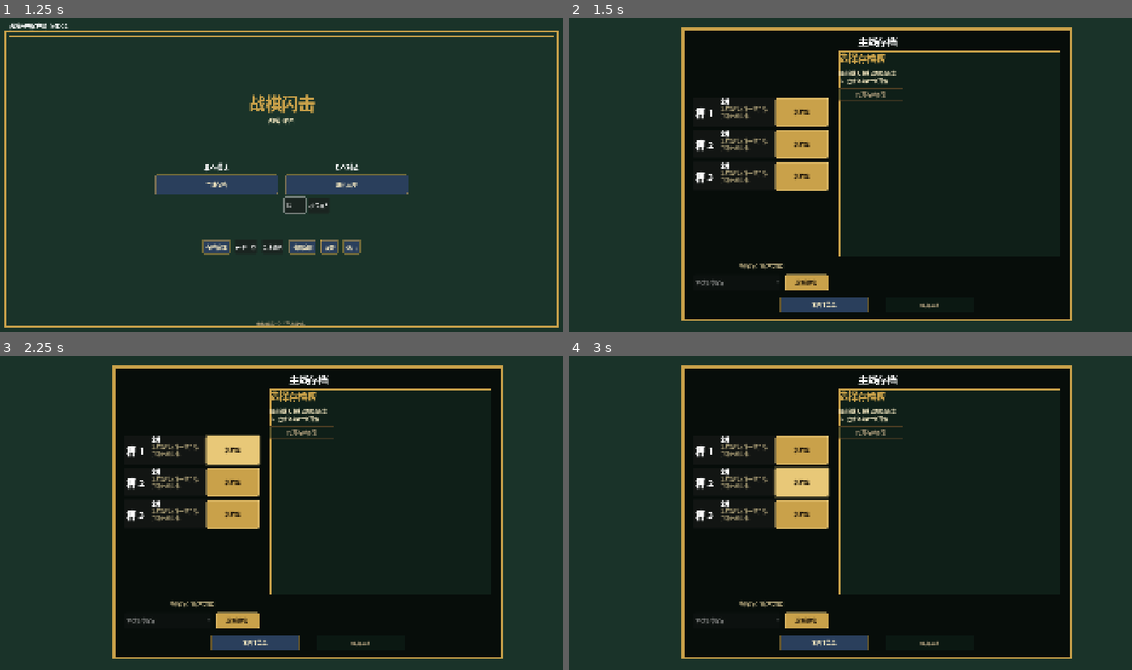
Above: before the commit, frames 1-4 (two rows, left to right).
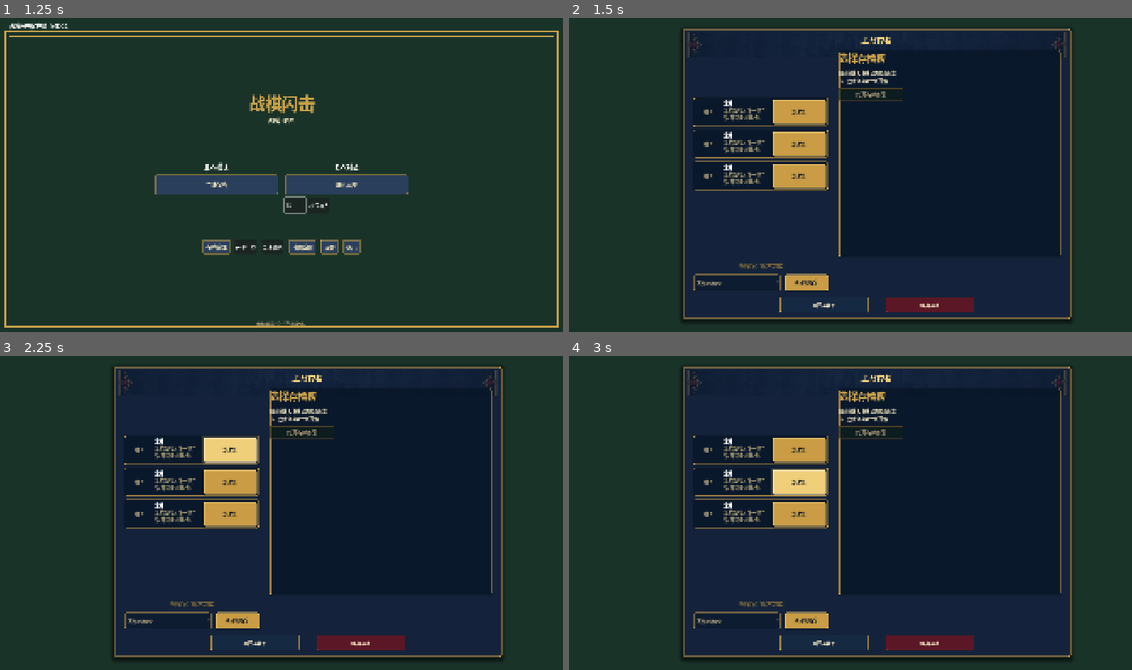
Above: after the commit, the same moments.

Repository: iris0heartmade/battleblitz
Game: Godot game, scene res://scenes/main.tscn
Same seed, same stepped clock (60 frames per second), same inputs: the game is played once before the commit and once after it.
Inputs (mouse positions are in pixels of both pictures, inside the frame that each line leads up to):
- Up to frame 1 (1.25 s): click (292, 206) at 0.52 s; type "12" at 0.6 s
- Up to frame 2 (1.5 s): click "主线存档" at 1.25 s
- Up to frame 3 (2.25 s): click "新游戏" at 2 s
- Up to frame 4 (3 s): click "新游戏" at 2.75 s

Frame 1 is identical in both runs. In frame 2, 35% of the frame differs, in the area x 19-90%, y 2-97%; in frame 3, 35%; in frame 4, 35%.

Commit message:
fix(godot-ui): reconnect mainline theme after controller extraction

Diff:
--- a/godot-client/scenes/main.tscn
+++ b/godot-client/scenes/main.tscn
@@ -6,6 +6,7 @@
 [ext_resource type="Script" path="res://scripts/ui/saves_controller.gd" id="4_saves"]
 [ext_resource type="Script" path="res://scripts/mainline/mainline_controller.gd" id="5_mainline"]
 [ext_resource type="Script" path="res://scripts/ui/in_progress_controller.gd" id="6_in_progress"]
+[ext_resource type="Texture2D" path="res://assets/ui/chapter_banner_v1.png" id="7_chapter_banner"]
 
 [node name="Main" type="Node"]
 script = ExtResource("1_main")
@@ -1184,7 +1185,7 @@
 anchor_bottom = 1.0
 script = ExtResource("5_mainline")
 
-[node name="MLFrame" type="ColorRect" parent="MainlineView"]
+[node name="MLFrame" type="Panel" parent="MainlineView"]
 anchor_left = 0.5
 anchor_top = 0.5
 anchor_right = 0.5
@@ -1193,7 +1194,18 @@
 offset_top = -495.0
 offset_right = 750.0
 offset_bottom = 495.0
-color = Color(0.02, 0.04, 0.03, 0.92)
+
+[node name="ChapterBanner" type="TextureRect" parent="MainlineView/MLFrame"]
+anchor_right = 1.0
+offset_left = 14.0
+offset_top = 14.0
+offset_right = -14.0
+offset_bottom = 98.0
+texture = ExtResource("7_chapter_banner")
+expand_mode = 1
+stretch_mode = 6
+modulate = Color(1, 1, 1, 0.28)
+mouse_filter = 2
 
 [node name="MLBorder" type="ReferenceRect" parent="MainlineView/MLFrame"]
 editor_only = false
--- a/godot-client/scripts/mainline/mainline_controller.gd
+++ b/godot-client/scripts/mainline/mainline_controller.gd
@@ -11,6 +11,7 @@
 ## 节点路径相对 MainlineView: $MLFrame/<X>(原 main.gd 用 $MainlineView/MLFrame/<X>)
 
 const MenuTheme = preload("res://scripts/ui/menu_theme.gd")
+const MainlineTheme = preload("res://scripts/ui/mainline_theme.gd")
 const StatusBadge = preload("res://scripts/ui/_components/status_badge.gd")
 const SectionHeader = preload("res://scripts/ui/_components/section_header.gd")
 
@@ -20,6 +21,8 @@
 var _main: Node = null
 
 @onready var ml_title: Label = $MLFrame/MLTitle
+@onready var ml_frame: Panel = $MLFrame
+@onready var ml_border: ReferenceRect = $MLFrame/MLBorder
 @onready var ml_list_container: VBoxContainer = $MLFrame/MLListContainer
 @onready var ml_commander_status: Label = $MLFrame/CommanderStatus
 @onready var ml_commander_option: OptionButton = $MLFrame/CommanderOption
@@ -129,6 +132,37 @@
 		MenuTheme.apply_primary_button_theme(ml_apply_commander_btn, MenuTheme.FS_BODY_SM)
 	if ml_abandon_btn != null and is_instance_valid(ml_abandon_btn):
 		MenuTheme.apply_secondary_button_theme(ml_abandon_btn, MenuTheme.FS_BODY_SM)
+	_apply_mainline_visual_theme()
+
+
+# Keep the campaign presentation in this controller.  The mainline module was
+# split from main.gd, so styling it there silently stopped affecting this view.
+func _apply_mainline_visual_theme() -> void:
+	MainlineTheme.apply_frame(ml_frame, ml_border, ml_title, ml_prep_summary, ml_prep_content)
+	MainlineTheme.apply_section_panel(ml_right_placeholder, MainlineTheme.C_GOLD)
+	for tab in [
+		ml_prep_heroes_tab_btn, ml_prep_roster_tab_btn, ml_prep_equipment_tab_btn,
+		ml_prep_mercenary_tab_btn, ml_prep_shop_tab_btn, ml_prep_saves_tab_btn,
+	]:
+		if tab != null and is_instance_valid(tab):
+			MainlineTheme.apply_tab(tab)
+	for option in [
+		ml_prep_hero_select, ml_prep_equipment_select, ml_prep_merc_unit_select,
+		ml_prep_merc_stat_select, ml_prep_shop_select, ml_commander_option,
+	]:
+		if option != null and is_instance_valid(option):
+			MainlineTheme.apply_option(option)
+	for btn in [ml_back_btn, ml_prep_refresh_btn, ml_prep_action_btn, ml_prep_alt_action_btn]:
+		if btn != null and is_instance_valid(btn):
+			MainlineTheme.apply_secondary(btn)
+	MainlineTheme.apply_primary(ml_prep_start_btn)
+	MainlineTheme.apply_primary(ml_prep_complete_btn)
+	MainlineTheme.apply_primary(ml_apply_commander_btn)
+	MainlineTheme.apply_danger(ml_abandon_btn)
+	if ml_commander_status != null and is_instance_valid(ml_commander_status):
+		ml_commander_status.add_theme_color_override("font_color", MainlineTheme.C_TEXT_DIM)
+	if ml_rp_hint != null and is_instance_valid(ml_rp_hint):
+		ml_rp_hint.add_theme_color_override("font_color", MainlineTheme.C_TEXT_DIM)
 
 
 func open() -> void:
@@ -222,6 +256,7 @@
 	var row := PanelContainer.new()
 	row.size_flags_horizontal = Control.SIZE_EXPAND_FILL
 	row.custom_minimum_size = Vector2(0, 96)
+	MainlineTheme.apply_section_panel(row, MainlineTheme.C_GOLD)
 	var box := HBoxContainer.new()
 	box.size_flags_horizontal = Control.SIZE_EXPAND_FILL
 	box.add_theme_constant_override("separation", MenuTheme.GAP_M)
@@ -233,6 +268,7 @@
 	badge.vertical_alignment = VERTICAL_ALIGNMENT_CENTER
 	badge.add_theme_font_size_override("font_size", MenuTheme.FS_TITLE)
 	badge.text = "槽 %d" % (slot_index + 1)
+	MainlineTheme.apply_slot_label(badge, not rec.is_empty())
 	box.add_child(badge)
 
 	var info := RichTextLabel.new()
@@ -262,7 +298,7 @@
 	else:
 		action.text = "继续"
 		action.pressed.connect(_on_slot_continue_pressed.bind(slot_index))
-	MenuTheme.apply_primary_button_theme(action, MenuTheme.FS_BTN)
+	MainlineTheme.apply_primary(action)
 	box.add_child(action)
 	return row
 
@@ -431,6 +467,7 @@
 		btn.text = ("✓  %s · %d 场战斗  [已通关]" % [title, battles]) if cleared else ("%s · %d 场战斗" % [title, battles])
 		btn.tooltip_text = desc
 		btn.size_flags_horizontal = Control.SIZE_EXPAND_FILL
+		MainlineTheme.apply_chapter_button(btn)
 		btn.pressed.connect(_on_ml_card_pressed.bind(id))
 		ml_list_container.add_child(btn)
 
--- a/godot-client/scripts/ui/mainline_theme.gd
+++ b/godot-client/scripts/ui/mainline_theme.gd
@@ -105,7 +105,7 @@
 	option.add_theme_stylebox_override("focus", hover_style)
 
 
-static func apply_section_panel(panel: Panel, accent: Color) -> void:
+static func apply_section_panel(panel: Control, accent: Color) -> void:
 	var style := _box(Color("#09172acc"), accent, 1, 5)
 	style.shadow_color = Color(0.0, 0.0, 0.0, 0.22)
 	style.shadow_size = 5
Not shown: 1 places in godot-client/scenes/main.tscn that only renumber resources
